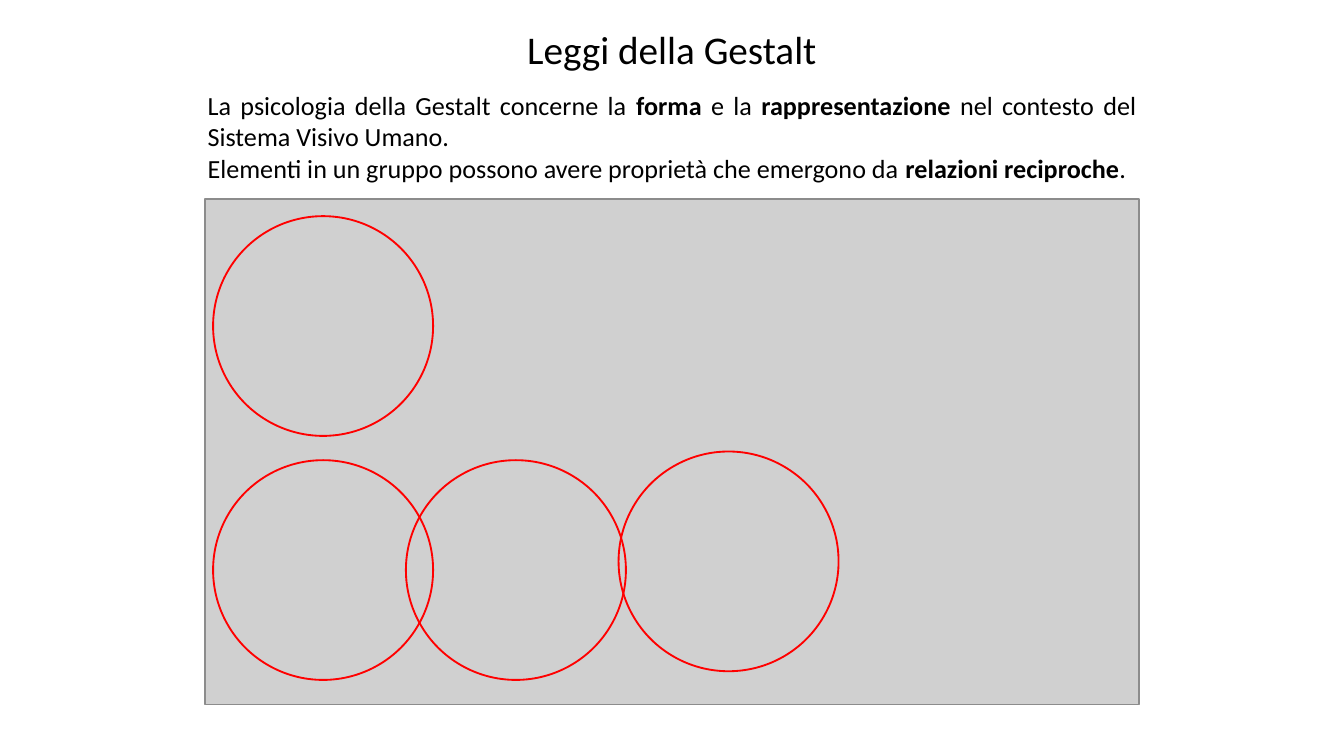
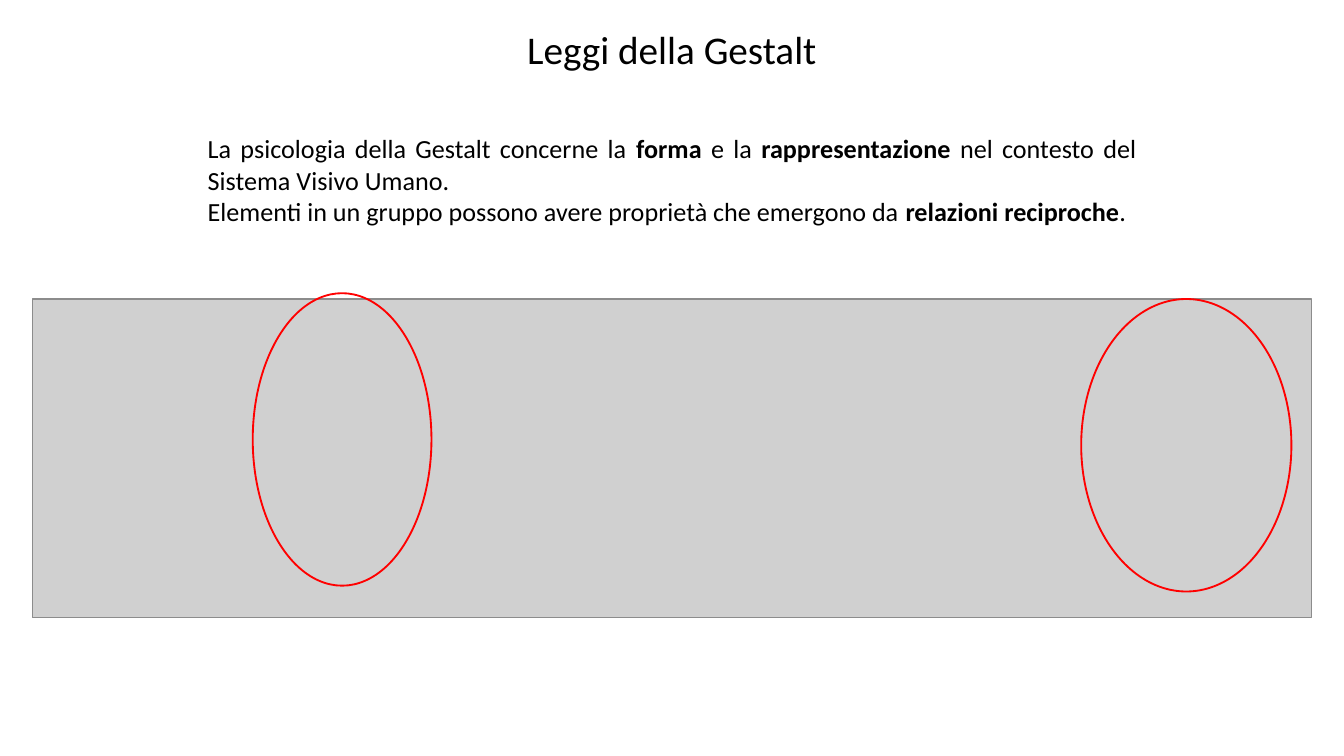
Before and after one commit to Teolul/Dot_Patterns_Perceptual_Grouping_RDG_vs_K-means, a slide deck: slide 7 of presentationITA.pptx (slide 5 before the commit). Drawn at 1344x756 pixels with LibreOffice and Linux fonts; fonts in the diff are those of the drawing; grey boxes stand for pictures; background and template pictures are left out. Boxes give left, top, right and bottom in pixels: in the first picture for what was removed or moved away, otherwise in the second. Text is boxed around its words. In the diff, an @@ line names an element or a change of style, - is before the commit and + after.

```diff
--- a/presentationITA.pptx
+++ b/presentationITA.pptx
@@ text "La psicologia della Gestalt concerne ...": place and size @@
-text "La psicologia della Gestalt concerne ..." at [208, 96, 1136, 183]
+text "La psicologia della Gestalt concerne ..." at [208, 139, 1136, 226]
@@ ellipse: place and size @@
-ellipse at [214, 216, 434, 437]
+ellipse at [253, 293, 431, 586]
@@ picture: place and size @@
-picture at [206, 199, 1140, 704]
+picture at [32, 300, 1312, 618]
@@ ellipse: place and size @@
-ellipse at [214, 460, 434, 680]
+ellipse at [1081, 300, 1290, 593]
@@ ellipse removed at [406, 460, 626, 680] @@
@@ ellipse removed at [618, 452, 839, 672] @@
```
Also in this commit, not shown: 12 other slides changed, 5 slides added, 3 other files.
